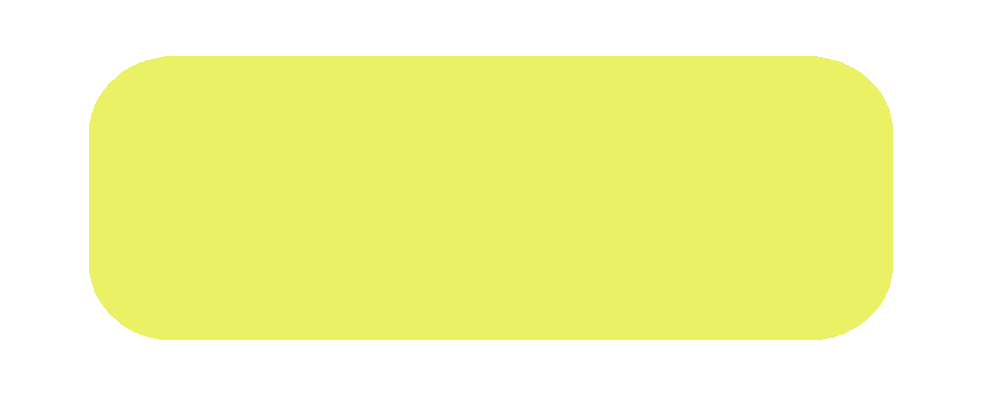
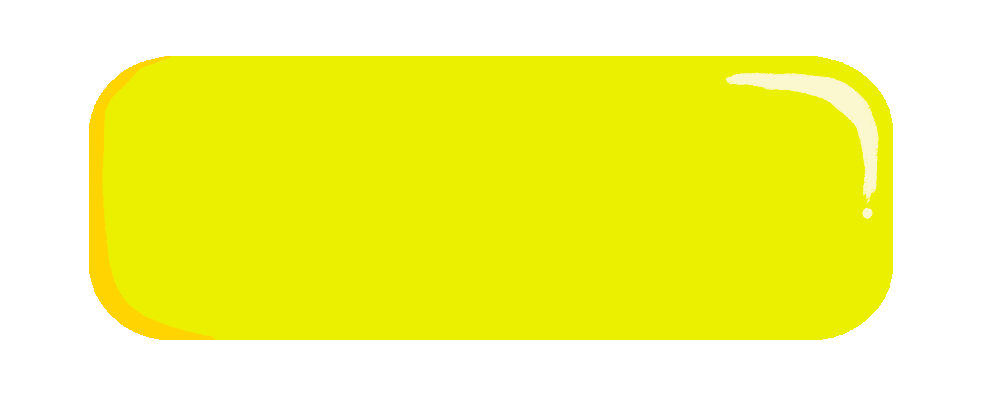
The second 1000x400 image is a revision of the first. Changes to its layers:
"Paint Layer 1": blend normal → color burn, painted on it over [89, 56, 893, 340]
added group "butter" with 2 layers above "Background" over [89, 56, 893, 340]
added layer "highlights and shadows" in group "butter" over [89, 56, 893, 340]
added layer "Butter" in group "butter" over [89, 56, 893, 340]